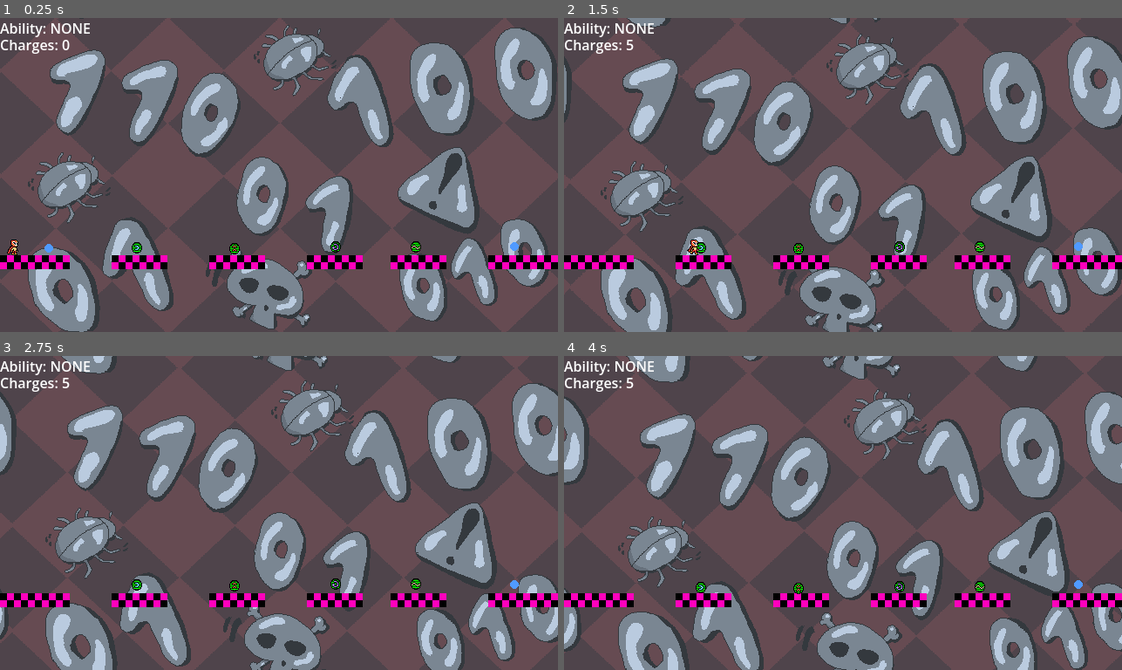
Above: before the commit, frames 1-4 (two rows, left to right).
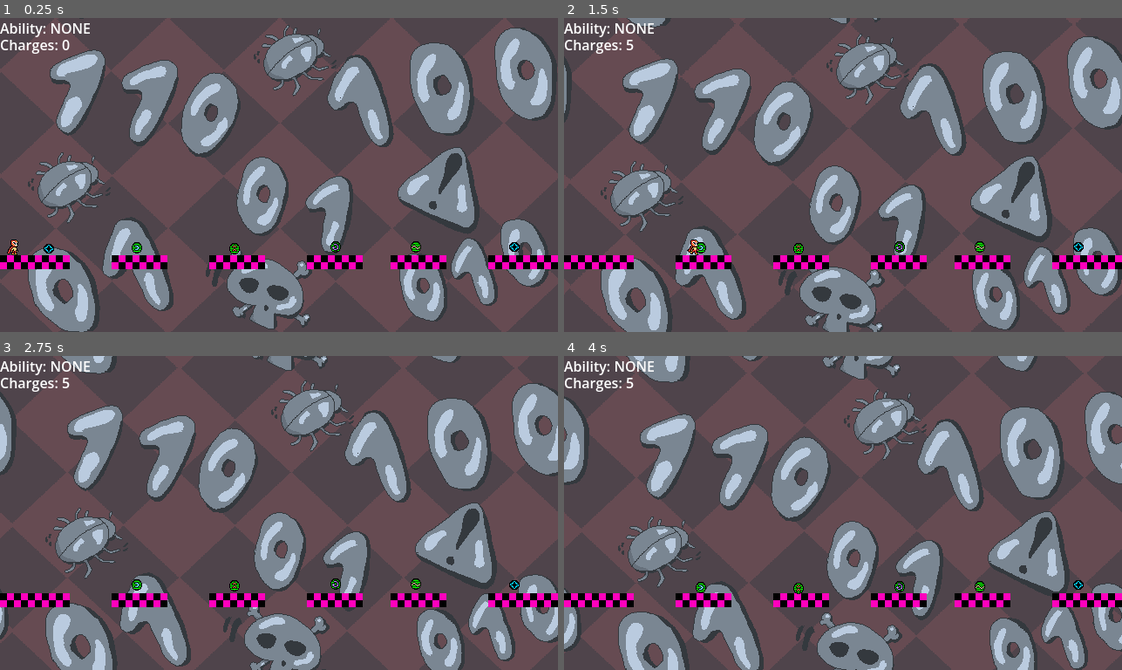
Above: after the commit, the same moments.

Repository: Lucas-Smelley/nothing-stays-fixed
Game: Godot game, scene res://scenes/world.tscn
Two runs of this game, one before a commit and one after it. Both use one fixed random seed, a clock stepped at 60 frames per second and the inputs below.
Inputs:
- Up to frame 1 (0.25 s): no input
- Up to frame 2 (1.5 s): hold D (move_right) from 0.53 s (still down); tap E (interact) at 0.6 s; tap W (jump) at 0.77 s; tap C (set_checkpoint) at 1.35 s
- Up to frame 3 (2.75 s): tap W (jump) at 1.52 s; release D (move_right) at 2.03 s; hold A (move_left) from 2.03 s (still down); tap Shift (use_ability) at 2.1 s
- Up to frame 4 (4 s): release A (move_left) at 2.78 s; hold D (move_right) from 2.78 s (still down); tap E (interact) at 2.85 s; tap W (jump) at 3.02, 3.77 s; tap C (set_checkpoint) at 3.6 s

The runs differ from the first frame. In frame 1, less than 0.1% of the frame differs, in the area x 7-94%, y 71-75%; in frame 2, less than 0.1%; in frame 3, less than 0.1%; in frame 4, less than 0.1%.

Commit message:
recharge sprite

Diff:
--- a/scenes/interactables/charge_pickup.tscn
+++ b/scenes/interactables/charge_pickup.tscn
@@ -1,24 +1,40 @@
 [gd_scene format=3 uid="uid://nqb7rn5s74oa"]
 
 [ext_resource type="Script" uid="uid://cwpvc64d746c0" path="res://scripts/pickups/charge_pickup.gd" id="1_pb4y4"]
+[ext_resource type="Texture2D" uid="uid://bf4p0xgt4g5ye" path="res://assets/art/icons/icons-spritesheet.png" id="2_y2v3l"]
 
-[sub_resource type="SphereMesh" id="SphereMesh_jj0t4"]
+[sub_resource type="AtlasTexture" id="AtlasTexture_l6var"]
+atlas = ExtResource("2_y2v3l")
+region = Rect2(128, 0, 16, 16)
 
-[sub_resource type="MeshTexture" id="MeshTexture_pb4y4"]
+[sub_resource type="AtlasTexture" id="AtlasTexture_ockfj"]
+atlas = ExtResource("2_y2v3l")
+region = Rect2(144, 0, 16, 16)
+
+[sub_resource type="SpriteFrames" id="SpriteFrames_xg2k8"]
+animations = [{
+"frames": [{
+"duration": 1.0,
+"texture": SubResource("AtlasTexture_l6var")
+}, {
+"duration": 1.0,
+"texture": SubResource("AtlasTexture_ockfj")
+}],
+"loop": true,
+"name": &"default",
+"speed": 5.0
+}]
 
 [sub_resource type="CircleShape2D" id="CircleShape2D_7be2w"]
 
 [node name="ChargePickup" type="Area2D" unique_id=19352073]
-scale = Vector2(0.5042005, 0.4971758)
 collision_layer = 8
 collision_mask = 2
 script = ExtResource("1_pb4y4")
 
-[node name="MeshInstance2D" type="MeshInstance2D" parent="." unique_id=1905048417]
-modulate = Color(0.3137255, 0.6039216, 1, 1)
-scale = Vector2(19.701899, 19.84419)
-mesh = SubResource("SphereMesh_jj0t4")
-texture = SubResource("MeshTexture_pb4y4")
+[node name="AnimatedSprite2D" type="AnimatedSprite2D" parent="." unique_id=922163484]
+sprite_frames = SubResource("SpriteFrames_xg2k8")
+autoplay = "default"
 
 [node name="CollisionShape2D" type="CollisionShape2D" parent="." unique_id=1017515982]
 shape = SubResource("CircleShape2D_7be2w")
Binary file changed: assets/art/icons/icons-spritesheet.png
